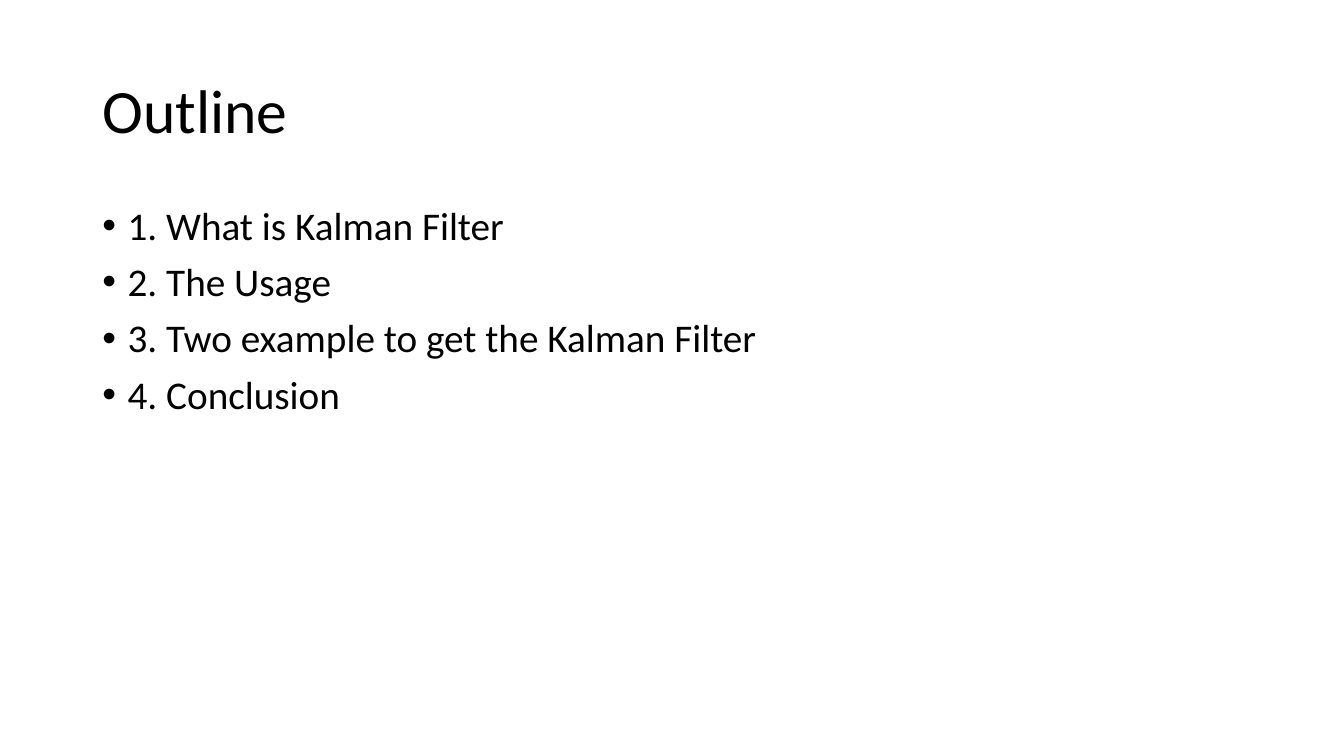
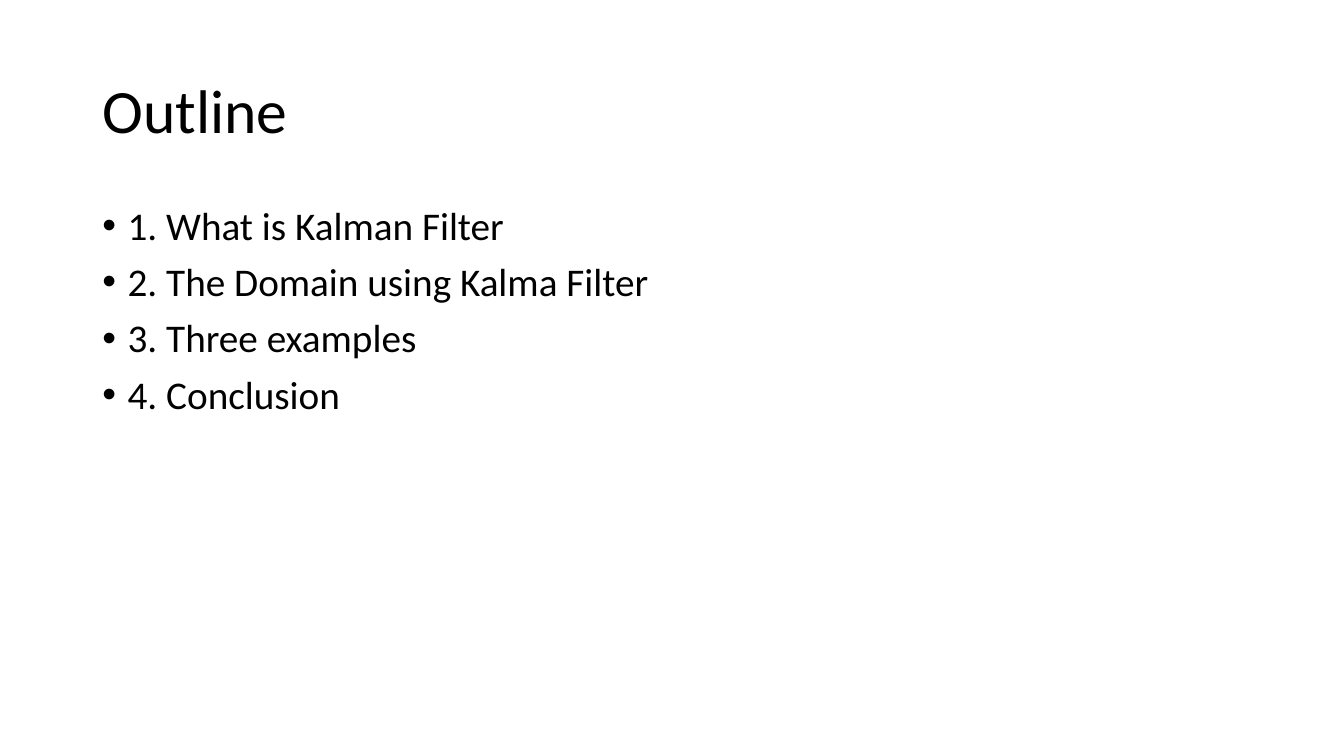
Before and after one commit to jet-w/jet-w.blog, a slide deck: slide 2 of src/.vuepress/public/data/unisa/AdvancedAnalytic1/project/Kalman Filter.pptx. Drawn at 1344x756 pixels with LibreOffice and Linux fonts; fonts in the diff are those of the drawing. Boxes give left, top, right and bottom in pixels: in the first picture for what was removed or moved away, otherwise in the second. Text is boxed around its words. In the diff, an @@ line names an element or a change of style, - is before the commit and + after.

```diff
--- a/src/.vuepress/public/data/unisa/AdvancedAnalytic1/project/Kalman Filter.pptx
+++ b/src/.vuepress/public/data/unisa/AdvancedAnalytic1/project/Kalman Filter.pptx
@@ text at <box>128,268,648,359</box>: text changed @@
-• 2. The Usage
-• 3. Two example to get the Kalman Filter
+• 2. The Domain using Kalma Filter
+• 3. Three examples
```
Also in this commit, not shown: 1 other slide changed.
